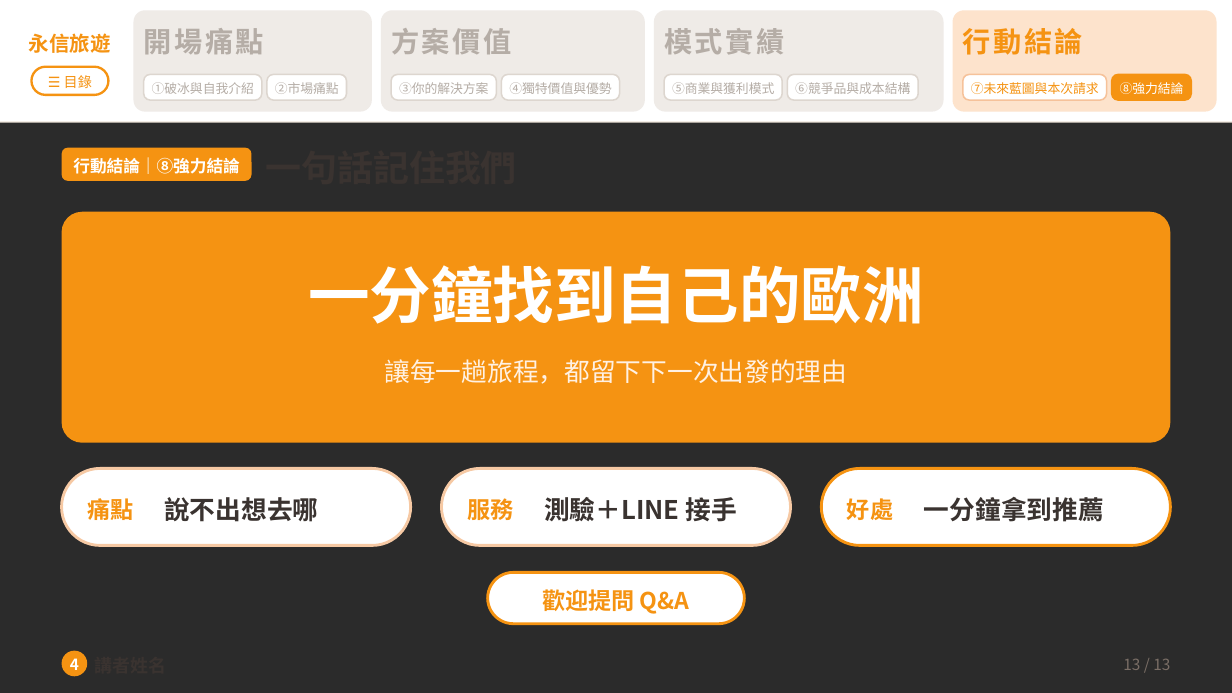
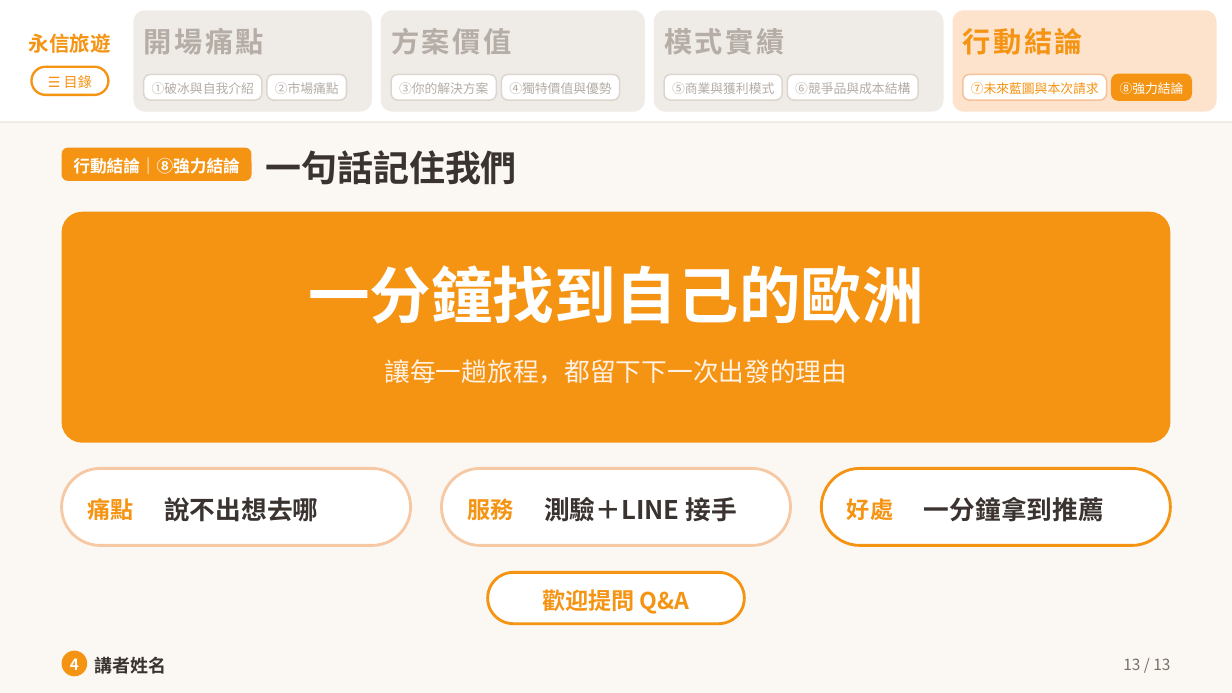
Before and after one commit to KY0126/FJUIEC, a slide deck: slide 14 of proposal/deck/永信旅遊_提案簡報.pptx (slide 13 before the commit). Drawn at 1232x693 pixels with LibreOffice and Linux fonts; fonts in the diff are those of the drawing; background and template pictures are left out; a plain dark background stands for a picture behind light text. Boxes give left, top, right and bottom in pixels: in the first picture for what was removed or moved away, otherwise in the second. Text is boxed around its words. In the diff, an @@ line names an element or a change of style, - is before the commit and + after.

```diff
--- a/proposal/deck/永信旅遊_提案簡報.pptx
+++ b/proposal/deck/永信旅遊_提案簡報.pptx
@@ background picture (left out) to #FBF8F4 @@
```
Also in this commit, not shown: 1 other slide changed, 2 slides added, 4 other files.
